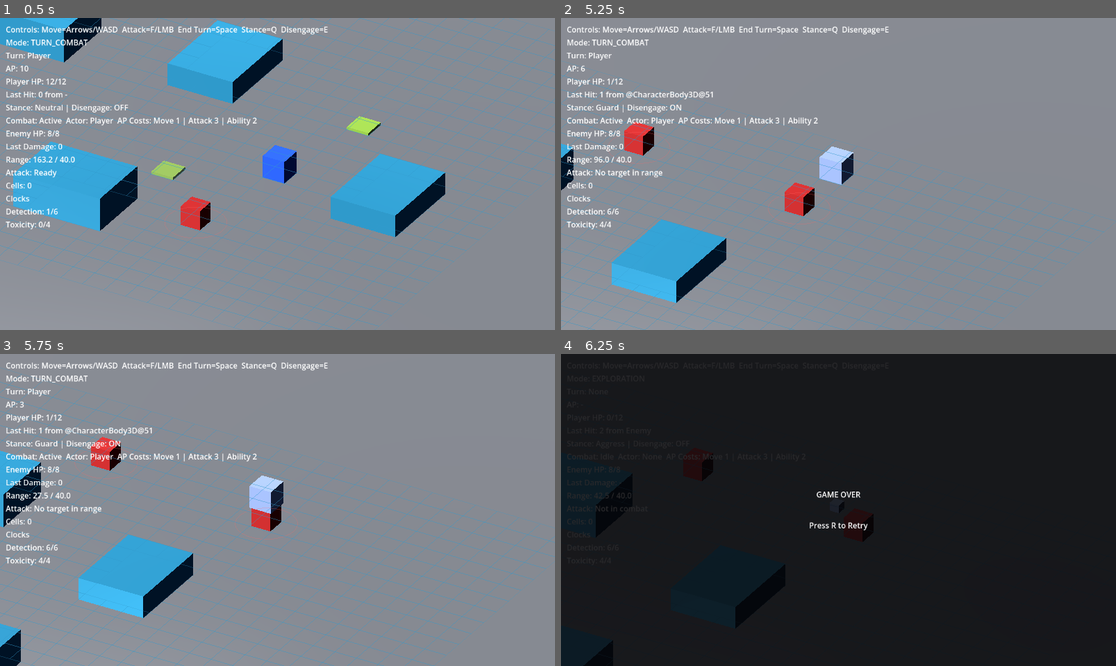
Above: before the commit, frames 1-4 (two rows, left to right).
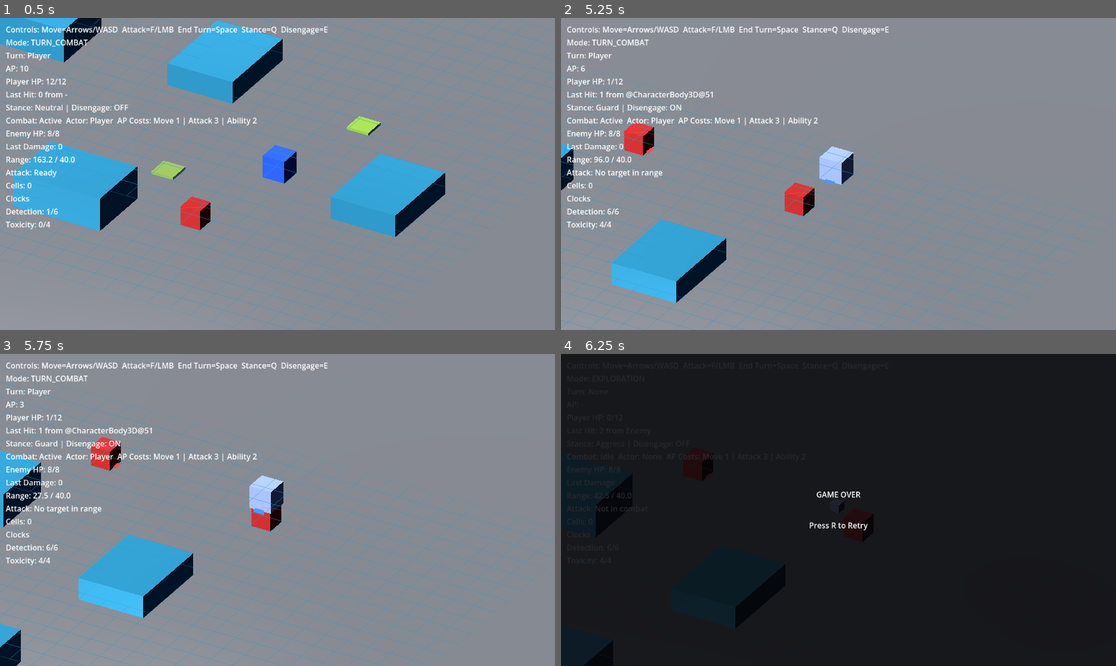
Above: after the commit, the same moments.

Repository: whelanworkmaster/cogs-and-catalysts
Game: Godot game, scene res://scenes/main.tscn
The game is run twice, just before and just after one commit, with the same random seed, the same clock (stepped at 60 frames per second) and the same inputs.
Inputs (mouse positions are in pixels of both pictures, inside the frame that each line leads up to):
- Up to frame 1 (0.5 s): no input
- Up to frame 2 (5.25 s): tap Enter (ui_accept) at 0.5, 0.77, 1.52, 3.02, 3.77, 4.52 s; move the mouse to (960, 158) at 0.52 s; hold Right (ui_right) 0.53-1.28 s; tap F (attack) at 0.6, 4.35 s; click (960, 158) at 0.67 s; move the mouse to (727, 189) at 1.27 s; hold Down (ui_down) 1.28-2.03 s; tap E (disengage) at 1.35, 5.1 s; tap R at 2, 3.6 s; move the mouse to (894, 105) at 2.02 s; hold Right (ui_right) 2.03-2.78 s; tap Q (stance_cycle) at 2.1 s; move the mouse to (810, 236) at 2.77 s; hold Up (ui_up) 2.78-3.53 s; tap Space at 2.85 s; click (810, 236) at 2.92 s; move the mouse to (1005, 220) at 3.52 s; hold Left (ui_left) 3.53-5.03 s; move the mouse to (672, 127) at 4.27 s; move the mouse to (866, 174) at 5.02 s; hold Down (ui_down) from 5.03 s (still down); click (866, 174) at 5.17 s
- Up to frame 3 (5.75 s): keep holding Down (ui_down)
- Up to frame 4 (6.25 s): move the mouse to (755, 432) at 5.77 s; release Down (ui_down) at 5.78 s; hold Right (ui_right) from 5.78 s (still down); tap Q (stance_cycle) at 5.85 s; tap Enter (ui_accept) at 6.02 s

Frame 1 is identical in both runs. In frame 2, less than 0.1% of the frame differs, in the area x 15-50%, y 41-54%; in frame 3, less than 0.1%, in the area x 20-48%, y 34-52%; in frame 4, less than 0.1%.

Commit message:
Add WASD controls and facing indicators
- Add WASD key mappings to movement input actions
- Create visual facing indicators for player and enemies
- Player indicator: blue arrow, enemies: red arrows
- Arrows positioned in front of characters showing facing direction
- Update facing direction based on movement input

Co-Authored-By: Claude Sonnet 4.5 <noreply@anthropic.com>

Diff:
--- a/scripts/actors/enemy.gd
+++ b/scripts/actors/enemy.gd
@@ -23,6 +23,8 @@
 var _visual_root: Node3D
 var _body_mesh: CSGBox3D
 var _hit_tween: Tween
+var _facing_indicator: CSGPolygon3D
+var _facing_direction: Vector3 = Vector3.FORWARD
 
 func _ready() -> void:
 	current_hp = max_hp
@@ -43,6 +45,28 @@
 		var mat := StandardMaterial3D.new()
 		mat.albedo_color = Color(0.9, 0.2, 0.2)
 		_body_mesh.material = mat
+	_create_facing_indicator()
+
+func _create_facing_indicator() -> void:
+	if not _visual_root:
+		return
+	_facing_indicator = CSGPolygon3D.new()
+	_facing_indicator.name = "FacingIndicator"
+	# Create arrow shape (triangle pointing forward)
+	var arrow_points := PackedVector2Array([
+		Vector2(0, 14),      # tip
+		Vector2(-7, 0),      # left base
+		Vector2(7, 0)        # right base
+	])
+	_facing_indicator.polygon = arrow_points
+	_facing_indicator.depth = 4.0
+	var mat := StandardMaterial3D.new()
+	mat.albedo_color = Color(1.0, 0.3, 0.3)
+	mat.shading_mode = BaseMaterial3D.SHADING_MODE_UNSHADED
+	_facing_indicator.material = mat
+	_visual_root.add_child(_facing_indicator)
+	# Update position and rotation immediately
+	_update_facing_indicator()
 
 func _on_elevation_area_entered(area: Area3D) -> void:
 	if "elevation_level" in area:
@@ -70,6 +94,7 @@
 	else:
 		return
 
+	var old_pos := global_position
 	if world and world.has_method("get_astar_path_3d"):
 		var path: PackedVector3Array = world.get_astar_path_3d(global_position, target_3d)
 		if path.size() > 1:
@@ -78,6 +103,7 @@
 				next_pos = world.snap_to_grid(next_pos)
 			next_pos.y = global_position.y
 			global_position = next_pos
+			_update_facing_from_movement(old_pos, global_position)
 			return
 	# Fallback to 2D path
 	if world and world.has_method("get_astar_path"):
@@ -89,6 +115,7 @@
 			if world.has_method("snap_to_grid"):
 				next_pos_2d = world.snap_to_grid(next_pos_2d)
 			global_position = Vector3(next_pos_2d.x, global_position.y, next_pos_2d.y)
+			_update_facing_from_movement(old_pos, global_position)
 
 func attack(target: Node) -> void:
 	if not target:
@@ -269,6 +296,22 @@
 	if actor == self:
 		reset_ap()
 
+func _update_facing_from_movement(old_pos: Vector3, new_pos: Vector3) -> void:
+	var direction := new_pos - old_pos
+	if direction.length_squared() > 0.001:
+		_facing_direction = direction.normalized()
+		_update_facing_indicator()
+
+func _update_facing_indicator() -> void:
+	if not _facing_indicator:
+		return
+	# Calculate angle from facing direction and update rotation while preserving X tilt
+	var angle := atan2(_facing_direction.x, _facing_direction.z)
+	_facing_indicator.rotation = Vector3(-PI/2, angle, 0)
+	# Position the arrow in front of the character
+	var offset := _facing_direction * 18.0  # 18 units in front
+	_facing_indicator.position = Vector3(offset.x, 2, offset.z)
+
 ## Returns XZ-plane distance from this node to the given position (ignores Y).
 func _xz_distance_to(target: Vector3) -> float:
 	var a := Vector2(global_position.x, global_position.z)
--- a/scripts/player.gd
+++ b/scripts/player.gd
@@ -41,6 +41,8 @@
 @onready var attack_area: Area3D = $AttackArea
 var _visual_root: Node3D
 var _body_mesh: CSGBox3D
+var _facing_indicator: CSGPolygon3D
+var _facing_direction: Vector3 = Vector3.FORWARD
 
 func _ready():
 	print("Player initialized with ", current_ap, " AP")
@@ -63,6 +65,28 @@
 		var mat := StandardMaterial3D.new()
 		mat.albedo_color = Color(0.2, 0.45, 1.0)
 		_body_mesh.material = mat
+	_create_facing_indicator()
+
+func _create_facing_indicator() -> void:
+	if not _visual_root:
+		return
+	_facing_indicator = CSGPolygon3D.new()
+	_facing_indicator.name = "FacingIndicator"
+	# Create arrow shape (triangle pointing forward)
+	var arrow_points := PackedVector2Array([
+		Vector2(0, 16),      # tip
+		Vector2(-8, 0),      # left base
+		Vector2(8, 0)        # right base
+	])
+	_facing_indicator.polygon = arrow_points
+	_facing_indicator.depth = 4.0
+	var mat := StandardMaterial3D.new()
+	mat.albedo_color = Color(0.3, 0.6, 1.0)
+	mat.shading_mode = BaseMaterial3D.SHADING_MODE_UNSHADED
+	_facing_indicator.material = mat
+	_visual_root.add_child(_facing_indicator)
+	# Update position and rotation immediately
+	_update_facing_indicator()
 
 func _physics_process(delta):
 	if _is_dead:
@@ -107,6 +131,8 @@
 
 	if input_direction != Vector3.ZERO:
 		input_direction = input_direction.normalized()
+		_facing_direction = input_direction
+		_update_facing_indicator()
 
 		var requires_ap := CombatManager and CombatManager.active_combat
 		if requires_ap:
@@ -269,6 +295,32 @@
 		CombatManager.tick_detection(1)
 
 func _ensure_input_actions() -> void:
+	# Add WASD to movement actions
+	if InputMap.has_action("ui_up"):
+		var w_key := InputEventKey.new()
+		w_key.keycode = KEY_W
+		w_key.physical_keycode = KEY_W
+		if not InputMap.action_has_event("ui_up", w_key):
+			InputMap.action_add_event("ui_up", w_key)
+	if InputMap.has_action("ui_down"):
+		var s_key := InputEventKey.new()
+		s_key.keycode = KEY_S
+		s_key.physical_keycode = KEY_S
+		if not InputMap.action_has_event("ui_down", s_key):
+			InputMap.action_add_event("ui_down", s_key)
+	if InputMap.has_action("ui_left"):
+		var a_key := InputEventKey.new()
+		a_key.keycode = KEY_A
+		a_key.physical_keycode = KEY_A
+		if not InputMap.action_has_event("ui_left", a_key):
+			InputMap.action_add_event("ui_left", a_key)
+	if InputMap.has_action("ui_right"):
+		var d_key := InputEventKey.new()
+		d_key.keycode = KEY_D
+		d_key.physical_keycode = KEY_D
+		if not InputMap.action_has_event("ui_right", d_key):
+			InputMap.action_add_event("ui_right", d_key)
+
 	if not InputMap.has_action("attack"):
 		InputMap.add_action("attack")
 	var attack_key_event := InputEventKey.new()
@@ -386,6 +438,16 @@
 func _apply_elevation_visuals() -> void:
 	global_position.y = current_elevation_height
 
+func _update_facing_indicator() -> void:
+	if not _facing_indicator:
+		return
+	# Calculate angle from facing direction and update rotation while preserving X tilt
+	var angle := atan2(_facing_direction.x, _facing_direction.z)
+	_facing_indicator.rotation = Vector3(-PI/2, angle, 0)
+	# Position the arrow in front of the character
+	var offset := _facing_direction * 20.0  # 20 units in front
+	_facing_indicator.position = Vector3(offset.x, 2, offset.z)
+
 func handle_stance_input() -> void:
 	if not CombatManager or not CombatManager.active_combat:
 		return
